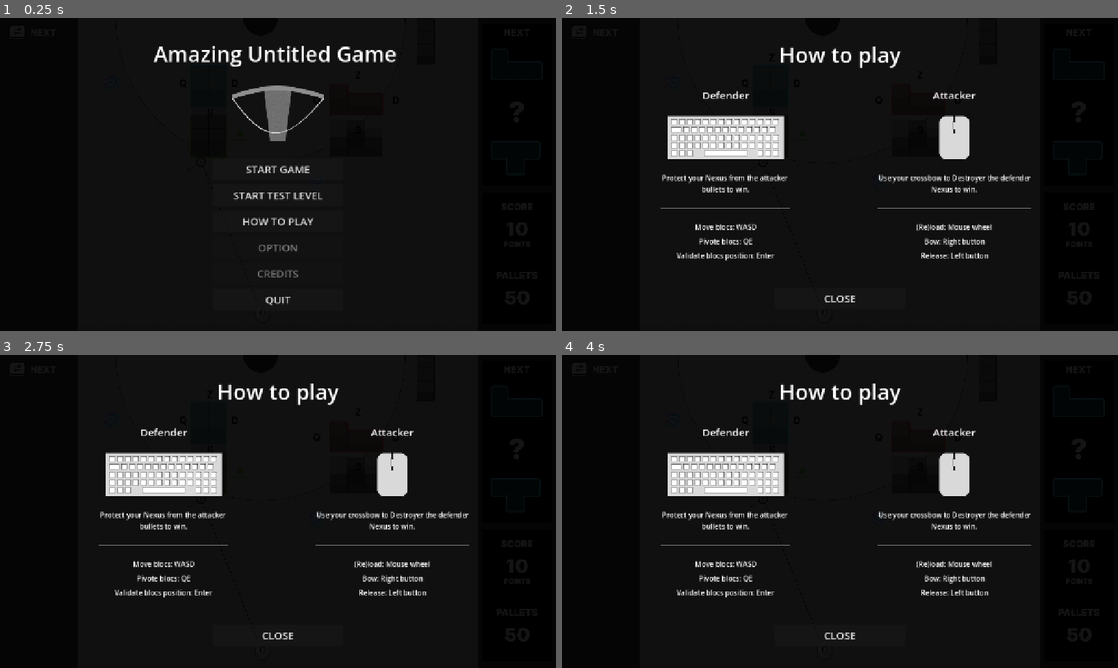
Above: before the commit, frames 1-4 (two rows, left to right).
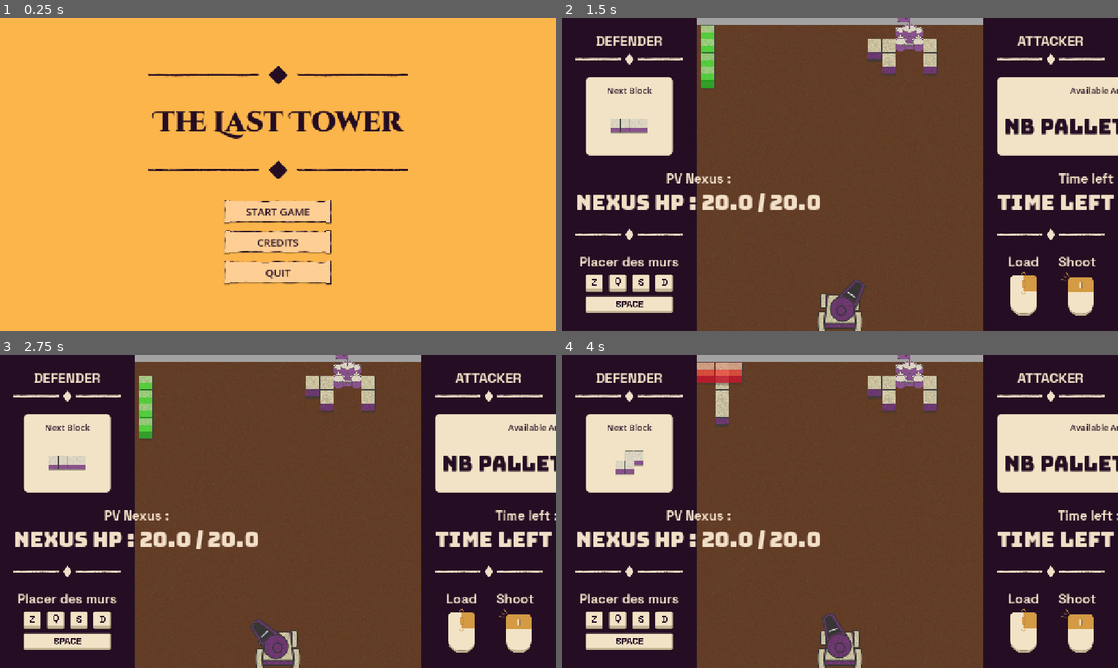
Above: after the commit, the same moments.

Repository: Angele-Bzl/construction
Game: Godot game, scene res://Scenes/title_screen.tscn
Same seed, same stepped clock (60 frames per second), same inputs: the game is played once before the commit and once after it.
Inputs (mouse positions are in pixels of both pictures, inside the frame that each line leads up to):
- Up to frame 1 (0.25 s): no input
- Up to frame 2 (1.5 s): click (840, 221) at 0.5 s, where only the run before the commit has a clickable "HOW TO PLAY"; move the mouse to (962, 158) at 1.27 s; hold D (right) from 1.28 s (still down); click (962, 158) at 1.35 s
- Up to frame 3 (2.75 s): tap Enter at 2 s; move the mouse to (166, 527) at 2.02 s; release D (right) at 2.03 s; hold S (down) from 2.03 s (still down); right-click (166, 527) at 2.1 s
- Up to frame 4 (4 s): move the mouse to (895, 442) at 2.77 s; release S (down) at 2.78 s; hold D (right) 2.78-3.53 s; tap Mouse wheel down (scroll_down) at 2.85 s; move the mouse to (812, 574) at 3.52 s; hold W (up) from 3.53 s (still down); tap Space (snap) at 3.6 s

The runs differ from the first frame. In frame 1, 99% of the frame differs, in the area x 0-100%, y 0-100%; in frame 2, 86%; in frame 3, 86%; in frame 4, 86%.

Commit message:
Title Screen + Update HUD

Diff:
--- a/construction/Prefabs/UI/hud.tscn
+++ b/construction/Prefabs/UI/hud.tscn
@@ -2,6 +2,7 @@
 
 [ext_resource type="Script" uid="uid://cbviq4mekeqap" path="res://Scripts/hud.gd" id="1_lepgj"]
 [ext_resource type="Theme" uid="uid://b1kroheh33iy1" path="res://Ressources/Theme/Text_White.tres" id="2_ofty5"]
+[ext_resource type="Texture2D" uid="uid://0r5p2ixjru55" path="res://Assets/UI/Line/LineWhite.png" id="3_odjyi"]
 [ext_resource type="Theme" uid="uid://cryo43wrhp7pi" path="res://Ressources/Theme/Text_Black.tres" id="3_omdad"]
 [ext_resource type="FontFile" uid="uid://db2vau7f70g2p" path="res://Assets/UI/Font/Bungee-Regular.ttf" id="4_isbnw"]
 [ext_resource type="Texture2D" uid="uid://44e4rw3cjhsv" path="res://Assets/UI/Patterns/pattern2.png" id="4_y0o8b"]
@@ -59,10 +60,17 @@
 horizontal_alignment = 1
 vertical_alignment = 1
 
+[node name="TextureRect" type="TextureRect" parent="PanelDefender/MarginDefender/DefenderInfoPanel" unique_id=822583762]
+custom_minimum_size = Vector2(250, 0)
+custom_maximum_size = Vector2(250, -1)
+layout_mode = 2
+size_flags_horizontal = 4
+texture = ExtResource("3_odjyi")
+
 [node name="MarginInfoDefender" type="MarginContainer" parent="PanelDefender/MarginDefender/DefenderInfoPanel" unique_id=1185839962]
 layout_mode = 2
-theme_override_constants/margin_top = 40
-theme_override_constants/margin_bottom = 40
+theme_override_constants/margin_top = 20
+theme_override_constants/margin_bottom = 20
 
 [node name="PanelDefender" type="PanelContainer" parent="PanelDefender/MarginDefender/DefenderInfoPanel/MarginInfoDefender" unique_id=613869626]
 custom_minimum_size = Vector2(200, 180)
@@ -96,12 +104,17 @@
 size_flags_vertical = 8
 texture = ExtResource("4_y0o8b")
 
-[node name="VBoxPV" type="VBoxContainer" parent="PanelDefender/MarginDefender/DefenderInfoPanel" unique_id=374169498]
-layout_mode = 2
-size_flags_vertical = 0
-alignment = 1
-
-[node name="PVTitle" type="Label" parent="PanelDefender/MarginDefender/DefenderInfoPanel/VBoxPV" unique_id=2040147289]
+[node name="MarginContainer" type="MarginContainer" parent="PanelDefender/MarginDefender/DefenderInfoPanel" unique_id=1034472974]
+layout_mode = 2
+theme_override_constants/margin_top = 10
+theme_override_constants/margin_bottom = 20
+
+[node name="VBoxPV" type="VBoxContainer" parent="PanelDefender/MarginDefender/DefenderInfoPanel/MarginContainer" unique_id=374169498]
+layout_mode = 2
+size_flags_vertical = 0
+alignment = 1
+
+[node name="PVTitle" type="Label" parent="PanelDefender/MarginDefender/DefenderInfoPanel/MarginContainer/VBoxPV" unique_id=2040147289]
 layout_mode = 2
 theme = ExtResource("2_ofty5")
 theme_override_font_sizes/font_size = 30
@@ -109,7 +122,7 @@
 horizontal_alignment = 1
 vertical_alignment = 1
 
-[node name="PVNumber" type="Label" parent="PanelDefender/MarginDefender/DefenderInfoPanel/VBoxPV" unique_id=2076311160]
+[node name="PVNumber" type="Label" parent="PanelDefender/MarginDefender/DefenderInfoPanel/MarginContainer/VBoxPV" unique_id=2076311160]
 layout_mode = 2
 theme = ExtResource("2_ofty5")
 theme_override_fonts/font = ExtResource("4_isbnw")
@@ -118,10 +131,17 @@
 horizontal_alignment = 1
 vertical_alignment = 1
 
+[node name="TextureRect2" type="TextureRect" parent="PanelDefender/MarginDefender/DefenderInfoPanel" unique_id=730710903]
+custom_minimum_size = Vector2(250, 0)
+custom_maximum_size = Vector2(250, -1)
+layout_mode = 2
+size_flags_horizontal = 4
+texture = ExtResource("3_odjyi")
+
 [node name="HelpDefender" type="MarginContainer" parent="PanelDefender/MarginDefender/DefenderInfoPanel" unique_id=1324524417]
 layout_mode = 2
-theme_override_constants/margin_top = 40
-theme_override_constants/margin_bottom = 40
+theme_override_constants/margin_top = 20
+theme_override_constants/margin_bottom = 20
 
 [node name="VBoxHelpDefender" type="VBoxContainer" parent="PanelDefender/MarginDefender/DefenderInfoPanel/HelpDefender" unique_id=468914432]
 custom_minimum_size = Vector2(0, 150)
@@ -177,10 +197,17 @@
 horizontal_alignment = 1
 vertical_alignment = 1
 
+[node name="TextureRect" type="TextureRect" parent="PanelAttacker/MarginAttacker/AttackerInfoPanel" unique_id=2050383763]
+custom_minimum_size = Vector2(250, 0)
+custom_maximum_size = Vector2(250, -1)
+layout_mode = 2
+size_flags_horizontal = 4
+texture = ExtResource("3_odjyi")
+
 [node name="MarginInfoAttacker" type="MarginContainer" parent="PanelAttacker/MarginAttacker/AttackerInfoPanel" unique_id=2014307333]
 layout_mode = 2
-theme_override_constants/margin_top = 40
-theme_override_constants/margin_bottom = 40
+theme_override_constants/margin_top = 20
+theme_override_constants/margin_bottom = 20
 
 [node name="PanelAttacker" type="PanelContainer" parent="PanelAttacker/MarginAttacker/AttackerInfoPanel/MarginInfoAttacker" unique_id=274918343]
 custom_minimum_size = Vector2(200, 180)
@@ -217,12 +244,17 @@
 horizontal_alignment = 1
 vertical_alignment = 1
 
-[node name="VBoxTimer" type="VBoxContainer" parent="PanelAttacker/MarginAttacker/AttackerInfoPanel" unique_id=534461161]
-layout_mode = 2
-size_flags_vertical = 0
-alignment = 1
-
-[node name="TimerTitle" type="Label" parent="PanelAttacker/MarginAttacker/AttackerInfoPanel/VBoxTimer" unique_id=1768081873]
+[node name="MarginContainer" type="MarginContainer" parent="PanelAttacker/MarginAttacker/AttackerInfoPanel" unique_id=1407391276]
+layout_mode = 2
+theme_override_constants/margin_top = 10
+theme_override_constants/margin_bottom = 20
+
+[node name="VBoxTimer" type="VBoxContainer" parent="PanelAttacker/MarginAttacker/AttackerInfoPanel/MarginContainer" unique_id=534461161]
+layout_mode = 2
+size_flags_vertical = 0
+alignment = 1
+
+[node name="TimerTitle" type="Label" parent="PanelAttacker/MarginAttacker/AttackerInfoPanel/MarginContainer/VBoxTimer" unique_id=1768081873]
 layout_mode = 2
 theme = ExtResource("2_ofty5")
 theme_override_font_sizes/font_size = 30
@@ -230,7 +262,7 @@
 horizontal_alignment = 1
 vertical_alignment = 1
 
-[node name="Timer" type="Label" parent="PanelAttacker/MarginAttacker/AttackerInfoPanel/VBoxTimer" unique_id=1855367984]
+[node name="Timer" type="Label" parent="PanelAttacker/MarginAttacker/AttackerInfoPanel/MarginContainer/VBoxTimer" unique_id=1855367984]
 layout_mode = 2
 theme = ExtResource("2_ofty5")
 theme_override_fonts/font = ExtResource("4_isbnw")
@@ -239,10 +271,17 @@
 horizontal_alignment = 1
 vertical_alignment = 1
 
+[node name="TextureRect2" type="TextureRect" parent="PanelAttacker/MarginAttacker/AttackerInfoPanel" unique_id=1370007336]
+custom_minimum_size = Vector2(250, 0)
+custom_maximum_size = Vector2(250, -1)
+layout_mode = 2
+size_flags_horizontal = 4
+texture = ExtResource("3_odjyi")
+
 [node name="HelpAttacker" type="MarginContainer" parent="PanelAttacker/MarginAttacker/AttackerInfoPanel" unique_id=677714740]
 layout_mode = 2
-theme_override_constants/margin_top = 40
-theme_override_constants/margin_bottom = 40
+theme_override_constants/margin_top = 20
+theme_override_constants/margin_bottom = 20
 
 [node name="HBoxHelpAttacker" type="HBoxContainer" parent="PanelAttacker/MarginAttacker/AttackerInfoPanel/HelpAttacker" unique_id=1300330517]
 layout_mode = 2
--- a/construction/Scenes/title_screen.tscn
+++ b/construction/Scenes/title_screen.tscn
@@ -3,8 +3,39 @@
 [ext_resource type="Script" uid="uid://ccdrp6pajjfxy" path="res://Scripts/title_screen.gd" id="1_4gxqj"]
 [ext_resource type="Texture2D" uid="uid://6b06wr0m4phh" path="res://Assets/Placeholders/Conneries Charles/Frame cacaca.png" id="1_p3fck"]
 [ext_resource type="Texture2D" uid="uid://b60tbjrusq0eh" path="res://Assets/Placeholders/Conneries Charles/Group 45.png" id="2_4gxqj"]
+[ext_resource type="Texture2D" uid="uid://b2hatc4sh0e3l" path="res://Assets/UI/Line/LineDark.png" id="3_0061g"]
+[ext_resource type="FontFile" uid="uid://c56qldv5b0dxm" path="res://Assets/UI/Font/CinzelDecorative-Black.ttf" id="3_n82rj"]
+[ext_resource type="Texture2D" uid="uid://dtcawao75tib" path="res://Assets/UI/Button/White.png" id="4_6vd4x"]
 [ext_resource type="Texture2D" uid="uid://c0tmahdce6q3p" path="res://Assets/Placeholders/Conneries Charles/Clavier.png" id="4_55kwv"]
 [ext_resource type="Texture2D" uid="uid://bvjmuxklp77qj" path="res://Assets/Placeholders/Conneries Charles/Group 24.png" id="5_12m1t"]
+[ext_resource type="Texture2D" uid="uid://dah6rbcykum5n" path="res://Assets/UI/Button/Dark.png" id="5_n82rj"]
+
+[sub_resource type="StyleBoxTexture" id="StyleBoxTexture_55kwv"]
+texture = ExtResource("4_6vd4x")
+
+[sub_resource type="StyleBoxTexture" id="StyleBoxTexture_8o21p"]
+texture = ExtResource("5_n82rj")
+
+[sub_resource type="StyleBoxTexture" id="StyleBoxTexture_ywufg"]
+texture = ExtResource("5_n82rj")
+
+[sub_resource type="StyleBoxTexture" id="StyleBoxTexture_8mikk"]
+texture = ExtResource("4_6vd4x")
+
+[sub_resource type="StyleBoxTexture" id="StyleBoxTexture_sqelc"]
+texture = ExtResource("5_n82rj")
+
+[sub_resource type="StyleBoxTexture" id="StyleBoxTexture_w5sh6"]
+texture = ExtResource("5_n82rj")
+
+[sub_resource type="StyleBoxTexture" id="StyleBoxTexture_6vd4x"]
+texture = ExtResource("4_6vd4x")
+
+[sub_resource type="StyleBoxTexture" id="StyleBoxTexture_n82rj"]
+texture = ExtResource("5_n82rj")
+
+[sub_resource type="StyleBoxTexture" id="StyleBoxTexture_0061g"]
+texture = ExtResource("5_n82rj")
 
 [node name="TitleScreen" type="Control" unique_id=493476337]
 layout_mode = 3
@@ -40,7 +71,7 @@
 anchor_bottom = 1.0
 grow_horizontal = 2
 grow_vertical = 2
-color = Color(0, 0, 0, 0.92156863)
+color = Color(0.9882353, 0.70980394, 0.29411766, 1)
 
 [node name="MarginContainer" type="MarginContainer" parent="TSMain" unique_id=999936103]
 layout_mode = 1
@@ -58,45 +89,76 @@
 
 [node name="VBoxContainer2" type="VBoxContainer" parent="TSMain/MarginContainer" unique_id=581736851]
 layout_mode = 2
+size_flags_vertical = 4
 theme_override_constants/separation = 40
 
+[node name="TextureRect3" type="TextureRect" parent="TSMain/MarginContainer/VBoxContainer2" unique_id=785870312]
+custom_minimum_size = Vector2(600, 0)
+custom_maximum_size = Vector2(600, -1)
+layout_mode = 2
+size_flags_horizontal = 4
+texture = ExtResource("3_0061g")
+
 [node name="Label" type="Label" parent="TSMain/MarginContainer/VBoxContainer2" unique_id=478745663]
 layout_mode = 2
 size_flags_horizontal = 4
 size_flags_vertical = 0
-theme_override_font_sizes/font_size = 49
-text = "Amazing Untitled Game "
+theme_override_colors/font_color = Color(0.14117648, 0.050980393, 0.13333334, 1)
+theme_override_fonts/font = ExtResource("3_n82rj")
+theme_override_font_sizes/font_size = 64
+text = "The Last Tower"
+
+[node name="TextureRect2" type="TextureRect" parent="TSMain/MarginContainer/VBoxContainer2" unique_id=148503931]
+custom_minimum_size = Vector2(600, 0)
+custom_maximum_size = Vector2(600, -1)
+layout_mode = 2
+size_flags_horizontal = 4
+texture = ExtResource("3_0061g")
 
 [node name="TextureRect" type="TextureRect" parent="TSMain/MarginContainer/VBoxContainer2" unique_id=682338445]
+visible = false
 layout_mode = 2
 size_flags_horizontal = 4
 texture = ExtResource("2_4gxqj")
 
 [node name="VBoxContainer" type="VBoxContainer" parent="TSMain/MarginContainer/VBoxContainer2" unique_id=658375166]
+custom_minimum_size = Vector2(250, 0)
+custom_maximum_size = Vector2(250, -1)
 layout_mode = 2
 size_flags_horizontal = 4
 size_flags_vertical = 8
 theme_override_constants/separation = 10
 
 [node name="StartGameButton" type="Button" parent="TSMain/MarginContainer/VBoxContainer2/VBoxContainer" unique_id=1942655691]
+custom_minimum_size = Vector2(200, 60)
+layout_mode = 2
+theme_override_colors/font_color = Color(0.14509805, 0.05490196, 0.13725491, 1)
+theme_override_colors/font_focus_color = Color(1, 0.8156863, 0.5882353, 1)
+theme_override_colors/font_pressed_color = Color(1, 0.8156863, 0.5882353, 1)
+theme_override_colors/font_hover_color = Color(1, 0.8156863, 0.5882353, 1)
+theme_override_colors/font_hover_pressed_color = Color(1, 0.8156863, 0.5882353, 1)
+theme_override_font_sizes/font_size = 24
+theme_override_styles/normal = SubResource("StyleBoxTexture_55kwv")
+theme_override_styles/pressed = SubResource("StyleBoxTexture_8o21p")
+theme_override_styles/hover = SubResource("StyleBoxTexture_ywufg")
+text = "START GAME"
+
+[node name="StartTestLevelButton" type="Button" parent="TSMain/MarginContainer/VBoxContainer2/VBoxContainer" unique_id=966193743]
+visible = false
 custom_minimum_size = Vector2(300, 50)
 layout_mode = 2
 theme_override_font_sizes/font_size = 24
-text = "START GAME"
-
-[node name="StartTestLevelButton" type="Button" parent="TSMain/MarginContainer/VBoxContainer2/VBoxContainer" unique_id=966193743]
+text = "START TEST LEVEL"
+
+[node name="HowToPlayButton" type="Button" parent="TSMain/MarginContainer/VBoxContainer2/VBoxContainer" unique_id=1422349549]
+visible = false
 custom_minimum_size = Vector2(300, 50)
 layout_mode = 2
 theme_override_font_sizes/font_size = 24
-text = "START TEST LEVEL"
-
-[node name="HowToPlayButton" type="Button" parent="TSMain/MarginContainer/VBoxContainer2/VBoxContainer" unique_id=1422349549]
-custom_minimum_size = Vector2(300, 50)
-layout_mode = 2
-theme_override_font_sizes/font_size = 24
 text = "HOW TO PLAY"
 
 [node name="OptionButton" type="Button" parent="TSMain/MarginContainer/VBoxContainer2/VBoxContainer" unique_id=1152118977]
+visible = false
 custom_minimum_size = Vector2(300, 50)
 layout_mode = 2
 theme_override_font_sizes/font_size = 24
@@ -104,16 +166,31 @@
 text = "OPTION"
 
 [node name="CreditsButton" type="Button" parent="TSMain/MarginContainer/VBoxContainer2/VBoxContainer" unique_id=577436562]
-custom_minimum_size = Vector2(300, 50)
-layout_mode = 2
-theme_override_font_sizes/font_size = 24
-disabled = true
+custom_minimum_size = Vector2(300, 60)
+layout_mode = 2
+theme_override_colors/font_color = Color(0.14509805, 0.05490196, 0.13725491, 1)
+theme_override_colors/font_focus_color = Color(1, 0.8156863, 0.5882353, 1)
+theme_override_colors/font_pressed_color = Color(1, 0.8156863, 0.5882353, 1)
+theme_override_colors/font_hover_color = Color(1, 0.8156863, 0.5882353, 1)
+theme_override_colors/font_hover_pressed_color = Color(1, 0.8156863, 0.5882353, 1)
+theme_override_font_sizes/font_size = 24
+theme_override_styles/normal = SubResource("StyleBoxTexture_8mikk")
+theme_override_styles/pressed = SubResource("StyleBoxTexture_sqelc")
+theme_override_styles/hover = SubResource("StyleBoxTexture_w5sh6")
 text = "CREDITS"
 
 [node name="QuitButton" type="Button" parent="TSMain/MarginContainer/VBoxContainer2/VBoxContainer" unique_id=1536067376]
-custom_minimum_size = Vector2(300, 50)
-layout_mode = 2
-theme_override_font_sizes/font_size = 24
+custom_minimum_size = Vector2(300, 60)
+layout_mode = 2
+theme_override_colors/font_color = Color(0.14509805, 0.05490196, 0.13725491, 1)
+theme_override_colors/font_focus_color = Color(1, 0.8156863, 0.5882353, 1)
+theme_override_colors/font_pressed_color = Color(1, 0.8156863, 0.5882353, 1)
+theme_override_colors/font_hover_color = Color(1, 0.8156863, 0.5882353, 1)
+theme_override_colors/font_hover_pressed_color = Color(1, 0.8156863, 0.5882353, 1)
+theme_override_font_sizes/font_size = 24
+theme_override_styles/normal = SubResource("StyleBoxTexture_6vd4x")
+theme_override_styles/pressed = SubResource("StyleBoxTexture_n82rj")
+theme_override_styles/hover = SubResource("StyleBoxTexture_0061g")
 text = "QUIT"
 
 [node name="TSHowToPlay" type="Control" parent="." unique_id=1590816908]
--- a/construction/Scripts/hud.gd
+++ b/construction/Scripts/hud.gd
@@ -1,9 +1,9 @@
 extends Control
 
-@onready var nexus_hp_label = $PanelDefender/MarginDefender/DefenderInfoPanel/VBoxPV/PVNumber
+@onready var nexus_hp_label = $PanelDefender/MarginDefender/DefenderInfoPanel/MarginContainer/VBoxPV/PVNumber
 @onready var nb_pallets_label = $PanelAttacker/MarginAttacker/AttackerInfoPanel/MarginInfoAttacker/PanelAttacker/MarginPanelAttacker/NumberAttack
 
-@onready var timer_label = $PanelAttacker/MarginAttacker/AttackerInfoPanel/VBoxTimer/Timer
+@onready var timer_label = $PanelAttacker/MarginAttacker/AttackerInfoPanel/MarginContainer/VBoxTimer/Timer
 @onready var nextblock_image = $PanelDefender/MarginDefender/DefenderInfoPanel/MarginInfoDefender/PanelDefender/MarginPanelDefender/TextureNextBlock
 
 var tamp_nexus_hp : float
Binary file added: construction/Assets/UI/Button/Dark.png
Not shown, added: construction/Assets/UI/Button/Dark.png.import
Binary file added: construction/Assets/UI/Button/White.png
Not shown, added: construction/Assets/UI/Button/White.png.import
Binary file added: construction/Assets/UI/Line/LineDark.png
Not shown, added: construction/Assets/UI/Line/LineDark.png.import
Binary file added: construction/Assets/UI/Line/LineWhite.png
Not shown, added: construction/Assets/UI/Line/LineWhite.png.import
